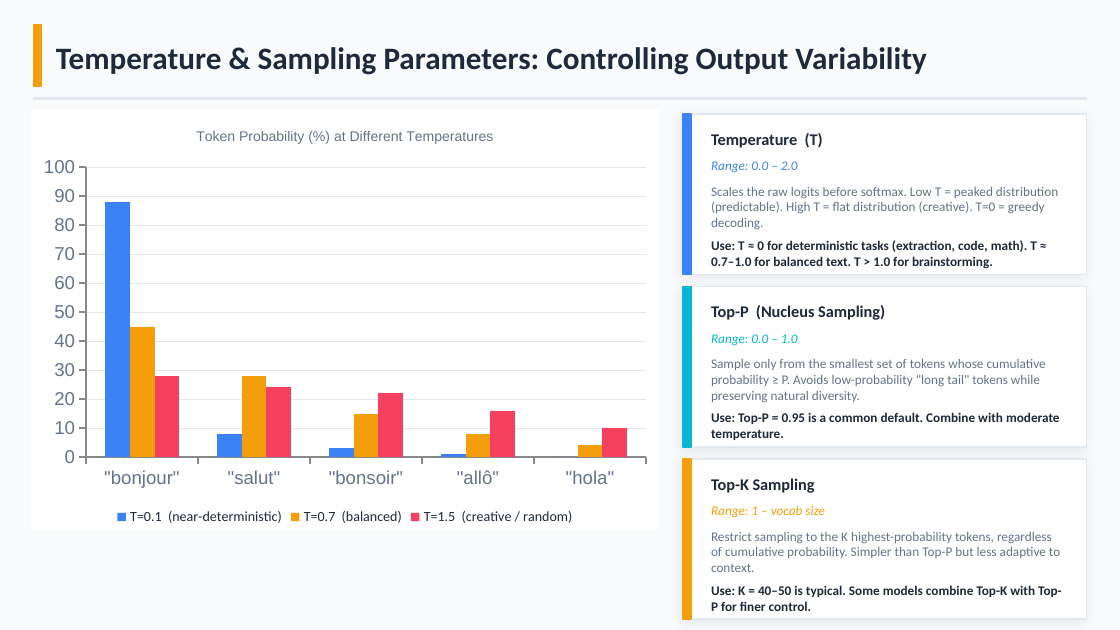
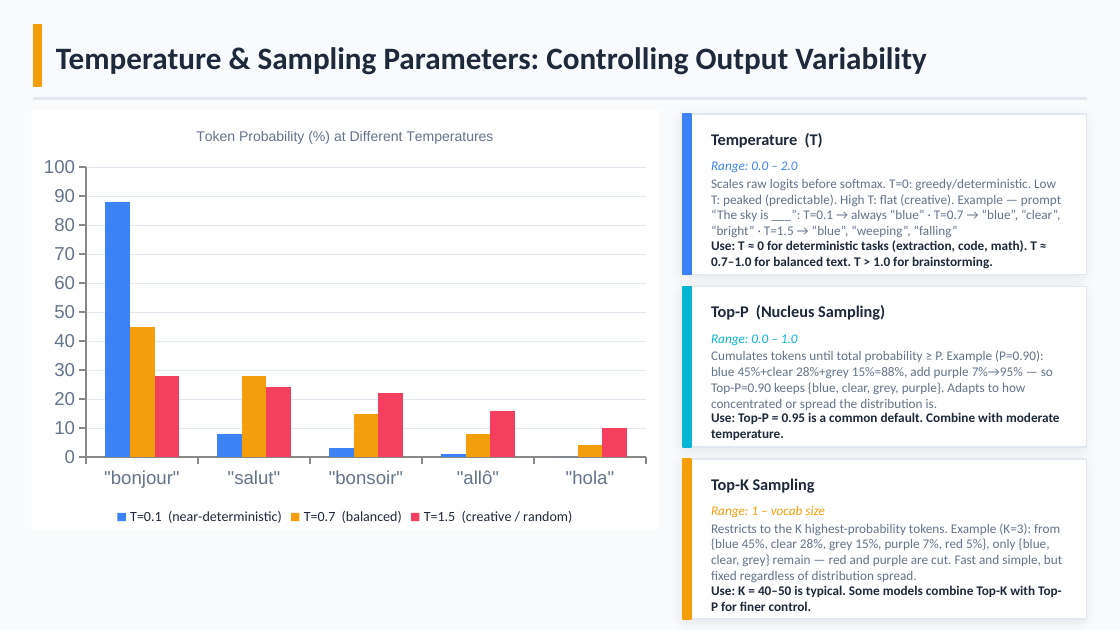
Before and after one commit to duravy/speckit, a slide deck: slide 15 of AI_Technical_Overview.pptx (slide 12 before the commit). Drawn at 1120x630 pixels with LibreOffice and Linux fonts; fonts in the diff are those of the drawing. Boxes give left, top, right and bottom in pixels: in the first picture for what was removed or moved away, otherwise in the second. Text is boxed around its words. In the diff, an @@ line names an element or a change of style, - is before the commit and + after.

```diff
--- a/AI_Technical_Overview.pptx
+++ b/AI_Technical_Overview.pptx
@@ text at [711, 179, 1061, 237]: text changed @@
-Scales the raw logits before softmax. Low T = peaked distribution (predictable). High T = flat distribution (creative). T=0 = greedy decoding.
+Scales raw logits before softmax. T=0: greedy/deterministic. Low T: peaked (predictable). High T: flat (creative). Example — prompt “The sky is ___”: T=0.1 → always “blue” · T=0.7 → “blue”, “clear”, “bright” · T=1.5 → “blue”, “weeping”, “falling”
@@ text at [711, 350, 1053, 410]: text changed @@
-Sample only from the smallest set of tokens whose cumulative probability ≥ P. Avoids low-probability "long tail" tokens while preserving natural diversity.
+Cumulates tokens until total probability ≥ P. Example (P=0.90): blue 45%+clear 28%+grey 15%=88%, add purple 7%→95% — so Top-P=0.90 keeps {blue, clear, grey, purple}. Adapts to how concentrated or spread the distribution is.
@@ text at [711, 523, 1062, 582]: text changed @@
-Restrict sampling to the K highest-probability tokens, regardless of cumulative probability. Simpler than Top-P but less adaptive to context.
+Restricts to the K highest-probability tokens. Example (K=3): from {blue 45%, clear 28%, grey 15%, purple 7%, red 5%}, only {blue, clear, grey} remain — red and purple are cut. Fast and simple, but fixed regardless of distribution spread.
```
Also in this commit, not shown: 3 other slides changed, 5 slides added, 1 other file.
